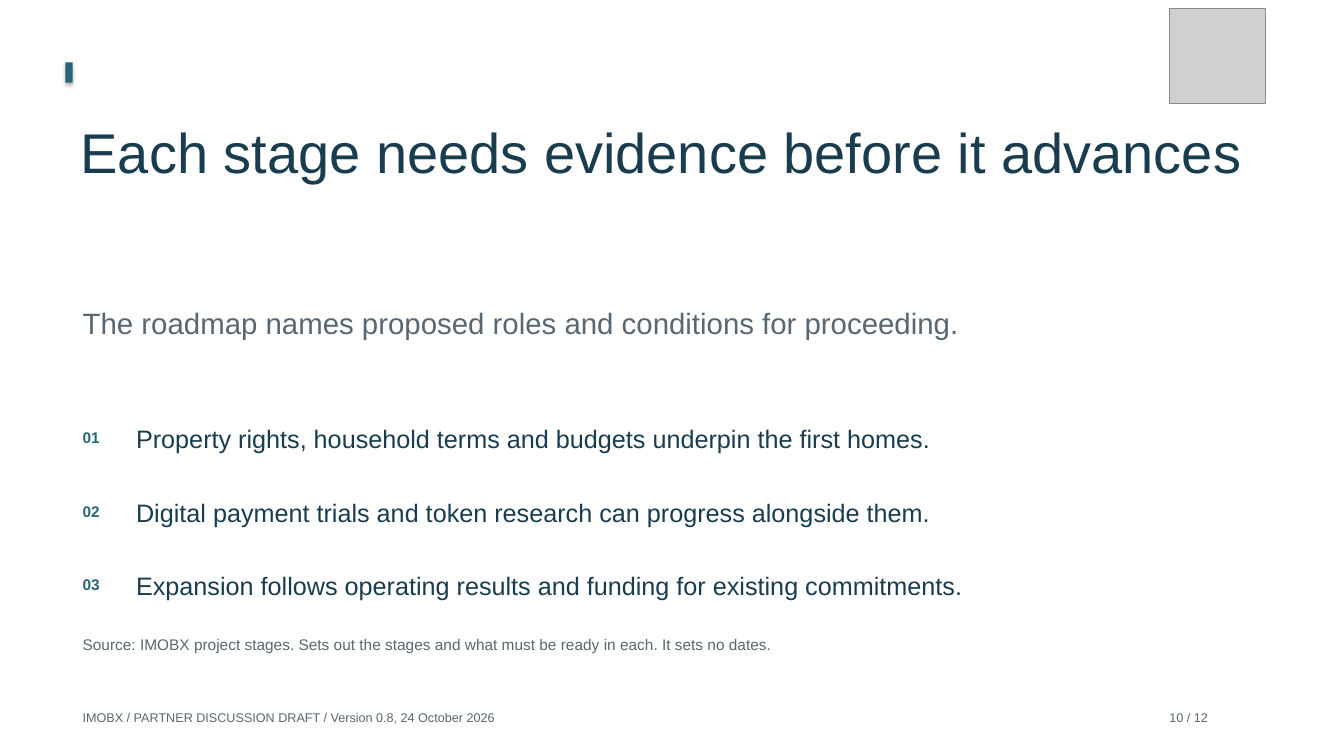
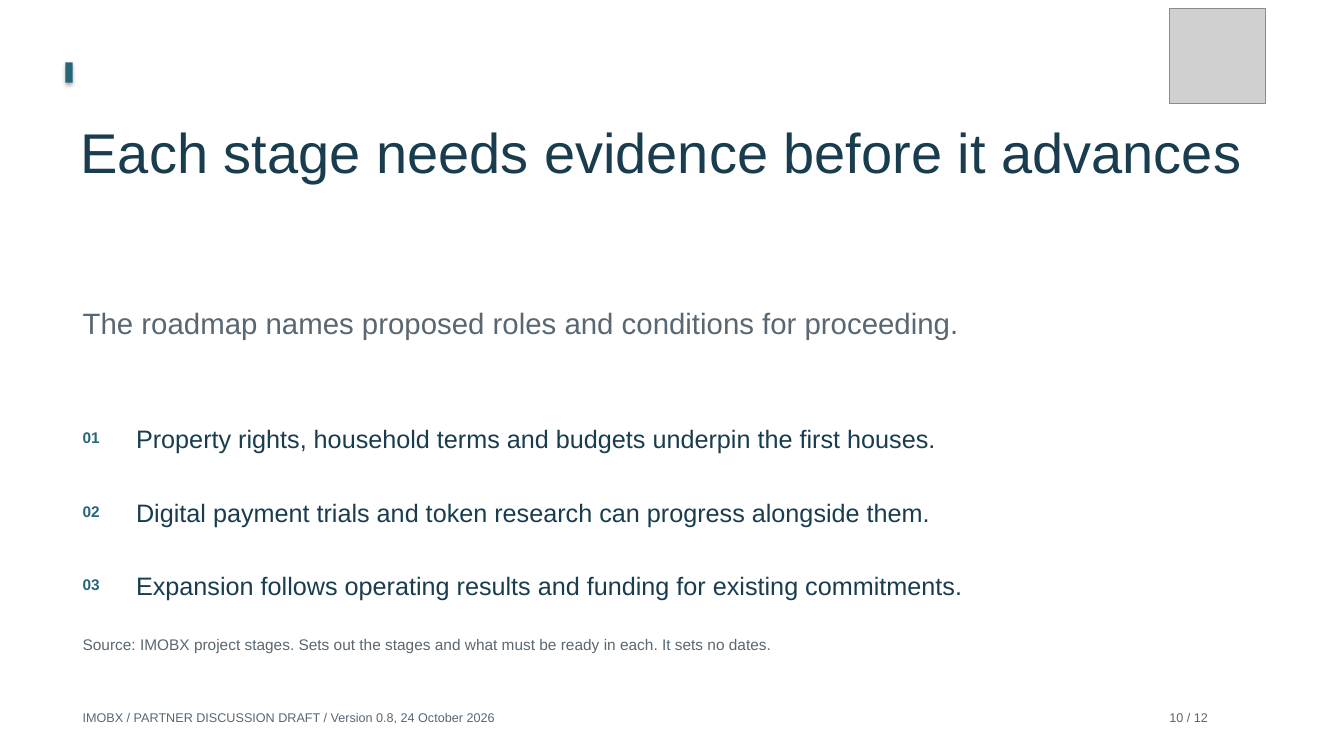
Before and after one commit to Siah-kin/imobx-website, a slide deck: slide 10 of pitchdeck.pptx. Drawn at 1344x756 pixels with LibreOffice and Linux fonts; fonts in the diff are those of the drawing; grey boxes stand for pictures. Boxes give left, top, right and bottom in pixels: in the first picture for what was removed or moved away, otherwise in the second. Text is boxed around its words. In the diff, an @@ line names an element or a change of style, - is before the commit and + after.

```diff
--- a/pitchdeck.pptx
+++ b/pitchdeck.pptx
@@ text at <box>136,429,935,454</box>: text changed @@
-Property rights, household terms and budgets underpin the first homes.
+Property rights, household terms and budgets underpin the first houses.
```
Also in this commit, not shown: 5 other slides changed, 46 other files.
